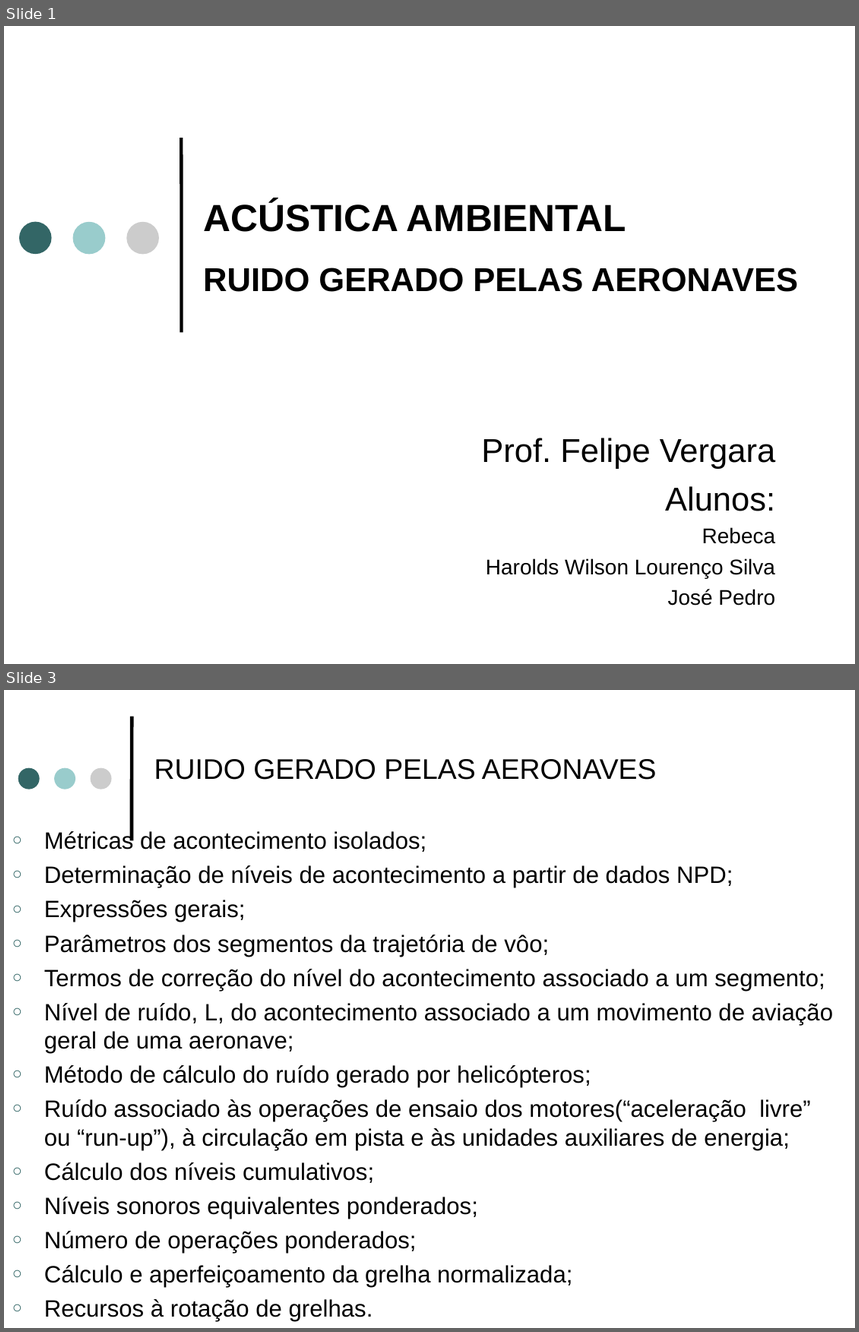
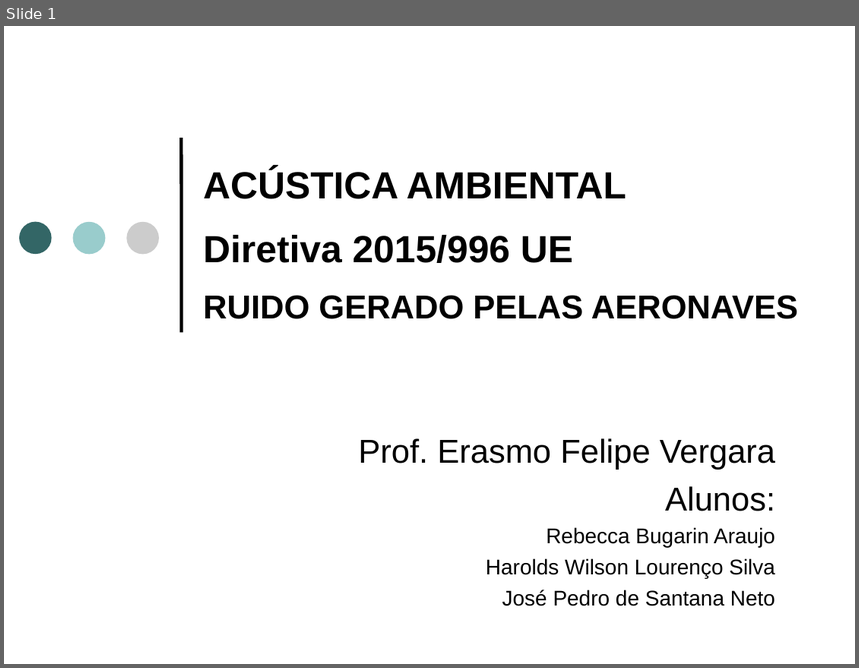
Before and after one commit to josepedro/Aircraft_Noise_Study, a slide deck: aircraft_noise_slides.ppt. Shown one above the other, each under a label of ours: slides 1 and 3 before the commit, slide 1 after it; the slides between them are not shown. The pictures are 859x1332 and 859x668 pixels, drawn with LibreOffice and Linux fonts; fonts in the diff are those of the drawing. Boxes give left, top, right and bottom in pixels: in the first picture for what was removed or moved away, otherwise in the second. Text is boxed around its words. In the diff, an @@ line names an element or a change of style, - is before the commit and + after.

```diff
--- a/aircraft_noise_slides.ppt
+++ b/aircraft_noise_slides.ppt
@@ slide 3 removed at [4, 690, 855, 1328], background #FFFFFF @@
@@ line removed from (132, 839) to (132, 718) @@
@@ ellipse removed at [18, 768, 40, 790] @@
@@ ellipse removed at [54, 768, 75, 790] @@
@@ ellipse removed at [90, 768, 111, 790] @@
@@ text removed at [154, 759, 656, 780] @@
-RUIDO GERADO PELAS AERONAVES
@@ text removed at [44, 831, 833, 1322] @@
-○ Métricas de acontecimento isolados;
-○ Determinação de níveis de acontecimento a partir de dados NPD;
-○ Expressões gerais;
-○ Parâmetros dos segmentos da trajetória de vôo;
-○ Termos de correção do nível do acontecimento associado a um segmento;
-○ Nível de ruído, L, do acontecimento associado a um movimento de aviação geral de uma aeronave;
-○ Método de cálculo do ruído gerado por helicópteros;
-○ Ruído associado às operações de ensaio dos motores(“aceleração livre” ou “run-up”), à circulação em pista e às unidades auxiliares de energia;
-○ Cálculo dos níveis cumulativos;
-○ Níveis sonoros equivalentes ponderados;
-○ Número de operações ponderados;
-○ Cálculo e aperfeiçoamento da grelha normalizada;
-○ Recursos à rotação de grelhas.
@@ slide 1 changed as well @@
@@ text at [203, 169, 798, 319]: text changed; size 28 to 32 pt @@
-ACÚSTICA AMBIENTAL
-RUIDO GERADO PELAS AERONAVES
+ACÚSTICA AMBIENTAL
+Diretiva 2015/996 UE
+RUIDO GERADO PELAS AERONAVES
@@ text at [358, 439, 775, 470]: text changed @@
-Prof. Felipe Vergara
+Prof. Erasmo Felipe Vergara
@@ text at [546, 528, 775, 548]: text changed @@
-Rebeca
+Rebecca Bugarin Araujo
@@ text at [503, 590, 775, 607]: text changed @@
-José Pedro
+José Pedro de Santana Neto
```
Also in this commit, not shown: 15 other slides changed, 2 slides added, 1 other slide removed.
